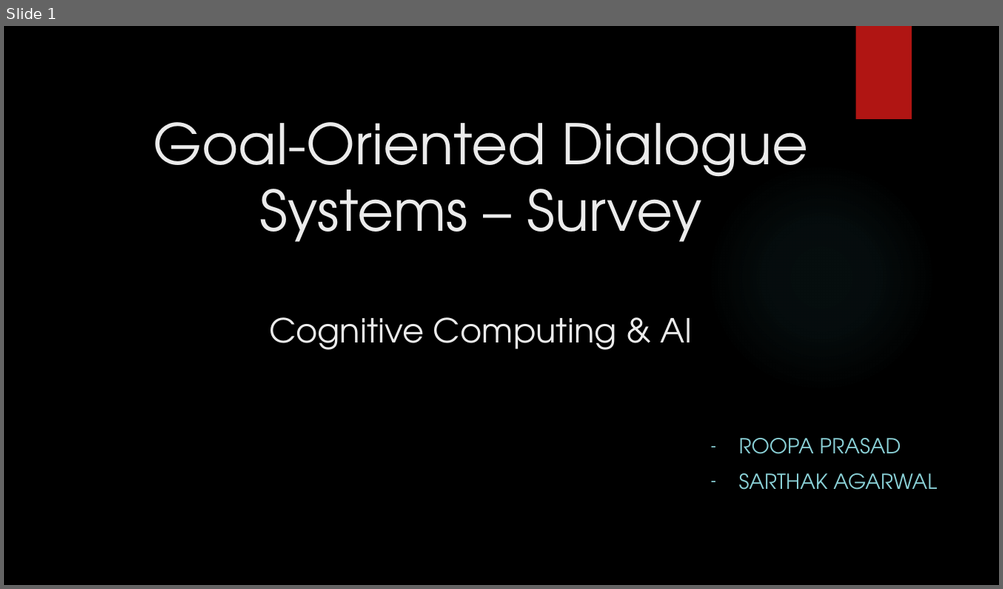
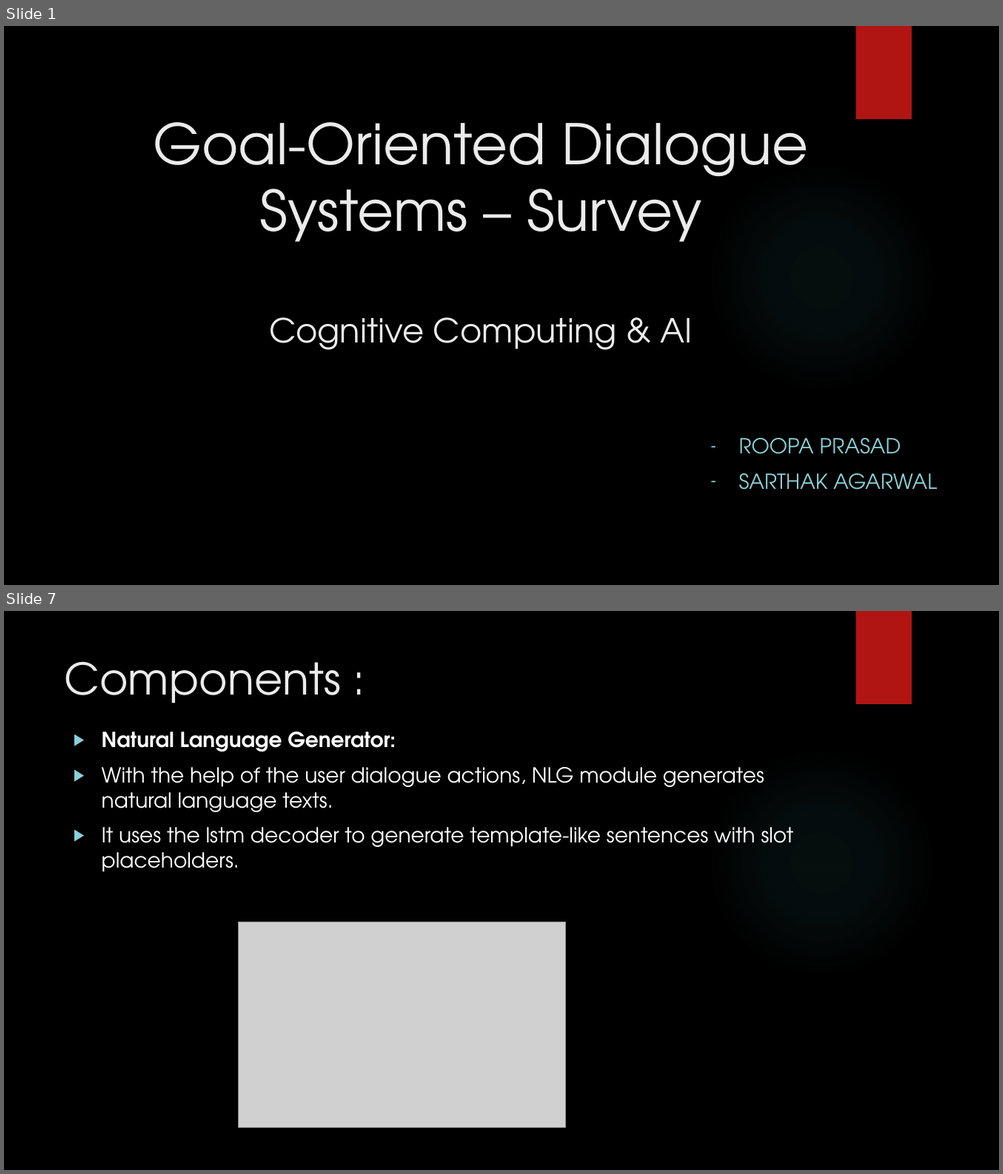
Before and after one commit to agsarthak/Goal-oriented-Dialogue-Systems, a slide deck: Presentation.pptx. Shown one above the other, each under a label of ours: slide 1 before the commit, slides 1 and 7 after it; the slides between them are not shown. The pictures are 1003x589 and 1003x1174 pixels, drawn with LibreOffice and Linux fonts; fonts in the diff are those of the drawing; grey boxes stand for pictures; background and template pictures are left out. Boxes give left, top, right and bottom in pixels: in the first picture for what was removed or moved away, otherwise in the second. Text is boxed around its words. In the diff, an @@ line names an element or a change of style, - is before the commit and + after.

```diff
--- a/Presentation.pptx
+++ b/Presentation.pptx
@@ slide 7 added at [4, 611, 999, 1170], background picture (left out); not listed: 2 template elements that a slide beside it also shows @@
@@ title added at [64, 661, 341, 703], 42 pt, text #EBEBEB @@
+Components :
@@ text added at [102, 732, 794, 872], 20 pt, text #FFFFFF @@
+▶ Natural Language Generator:
+▶ With the help of the user dialogue actions, NLG module generates natural language texts.
+▶ It uses the lstm decoder to generate template-like sentences with slot placeholders.
@@ picture added at [239, 922, 566, 1128] @@
```
Also in this commit, not shown: 4 slides changed, 10 other slides added, 1 slide removed, 2 other files.
